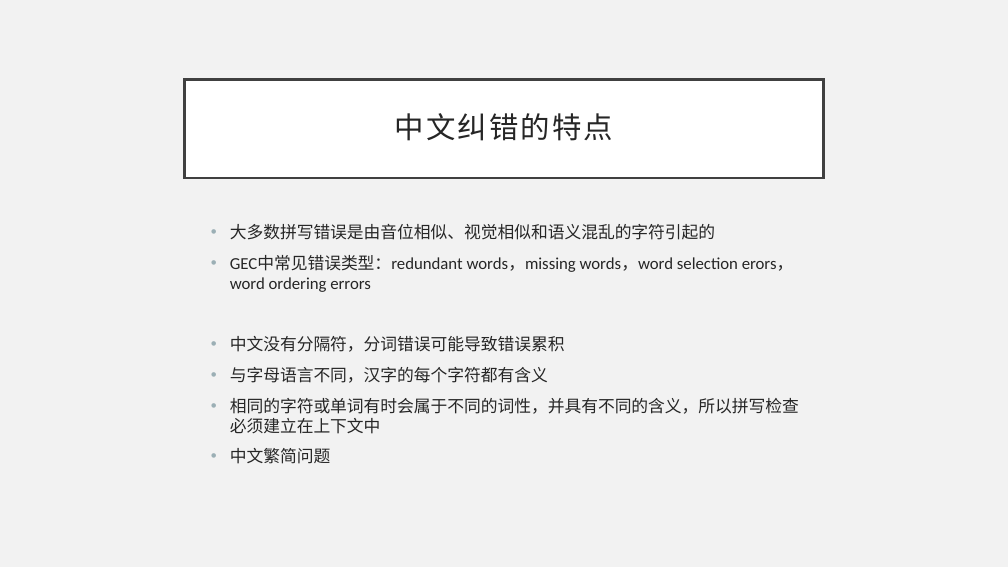
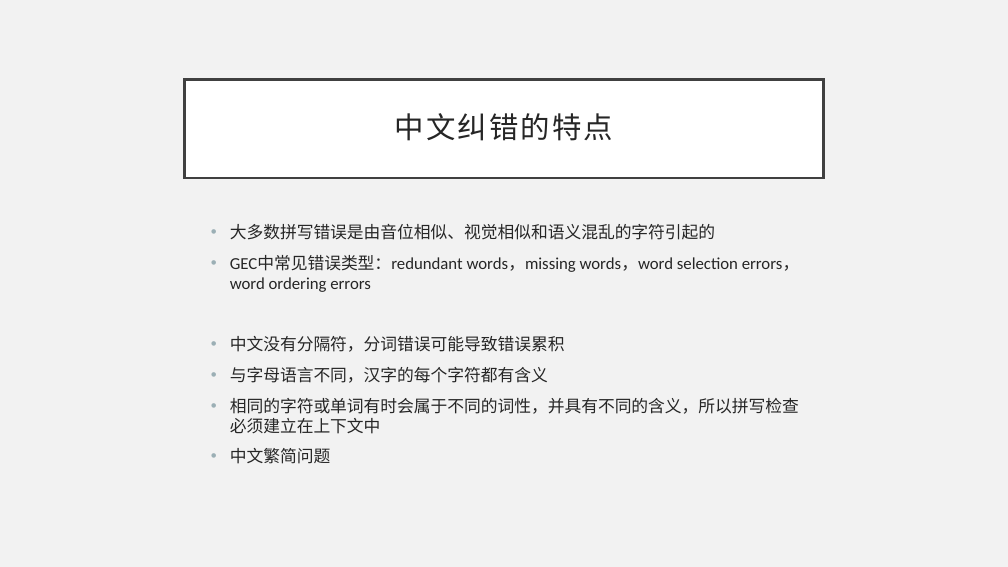
Before and after one commit to li-aolong/li-aolong.github.io, a slide deck: slide 4 of 北理东南研究院相关/智能写作课题报告-李英豪.pptx. Drawn at 1008x567 pixels with LibreOffice and Linux fonts; fonts in the diff are those of the drawing. Boxes give left, top, right and bottom in pixels: in the first picture for what was removed or moved away, otherwise in the second. Text is boxed around its words. In the diff, an @@ line names an element or a change of style, - is before the commit and + after.

Commit message:
update

```diff
--- a/北理东南研究院相关/智能写作课题报告-李英豪.pptx
+++ b/北理东南研究院相关/智能写作课题报告-李英豪.pptx
@@ text at bbox=[230, 255, 800, 292]: text changed @@
-  • GEC中常见错误类型：redundant words，missing words，word selection erors，word ordering errors
+  • GEC中常见错误类型：redundant words，missing words，word selection errors，word ordering errors
```
Also in this commit, not shown: 2 other slides changed.
